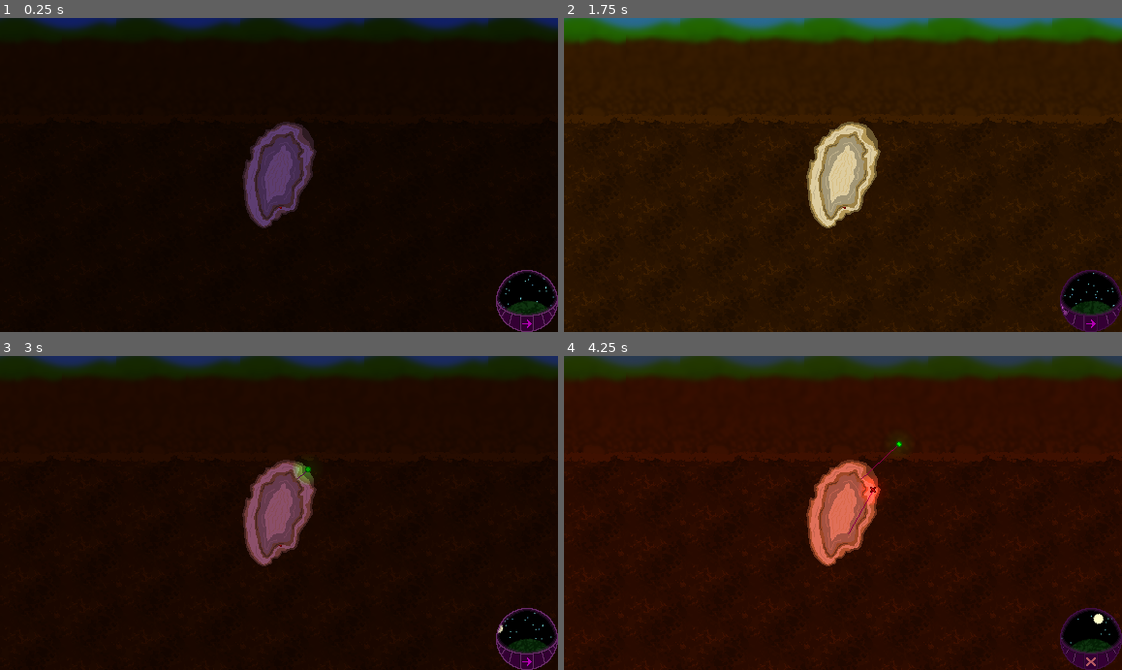
Above: before the commit, frames 1-4 (two rows, left to right).
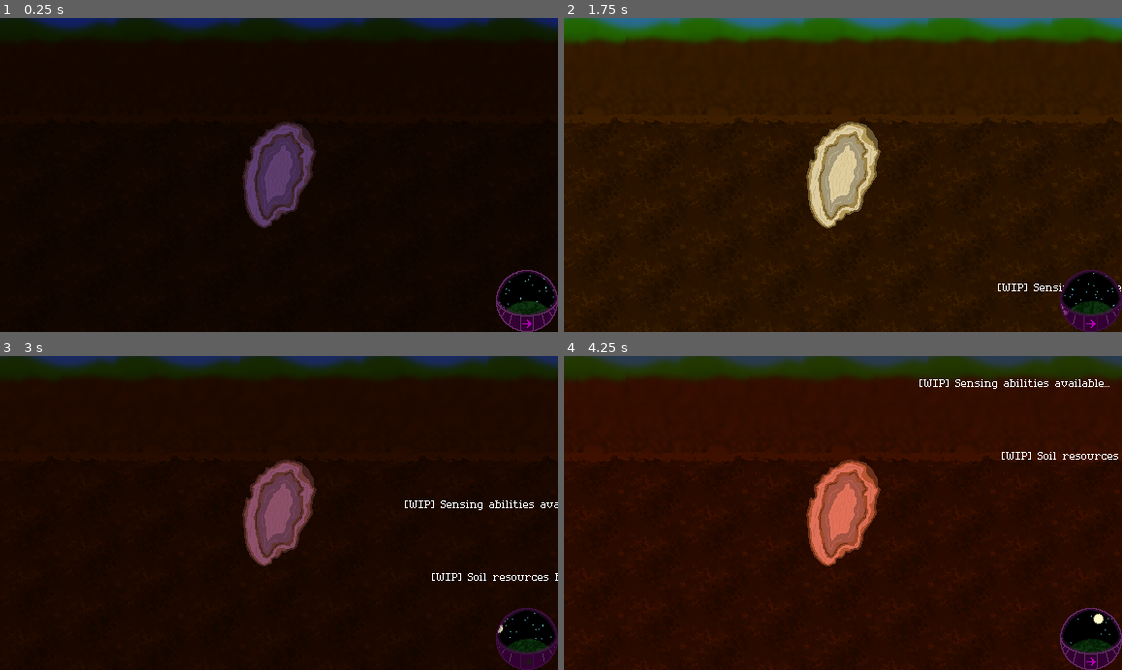
Above: after the commit, the same moments.

Repository: dragonryan06/trellis
Game: Godot game, scene res://test_world.tscn
Two runs of this game, one before a commit and one after it. Both use one fixed random seed, a clock stepped at 60 frames per second and the inputs below.
Inputs (mouse positions are in pixels of both pictures, inside the frame that each line leads up to):
- Up to frame 1 (0.25 s): no input
- Up to frame 2 (1.75 s): click (1088, 300) at 0.5 s; click (1088, 300) at 1.25 s
- Up to frame 3 (3 s): click (524, 638) at 2 s; drag from (295, 481) to (334, 443) at 2.77 s
- Up to frame 4 (4.25 s): drag from (843, 544) to (898, 443) at 3.52 s

The runs differ from the first frame. In frame 1, less than 0.1% of the frame differs, in the area x 50-51%, y 60-61%; in frame 2, 0.1%; in frame 3, 0.8%; in frame 4, 1.0%, in the area x 50-100%, y 7-100%.

Commit message:
Add some implications of turn phases

Diff:
--- /dev/null
+++ b/effects/floaty_label.gd
@@ -0,0 +1,29 @@
+class_name FloatyLabel
+extends Label
+
+## A little hint text that floats up and off the screen
+
+var move_speed := 100.0
+var wiggle_amount := 50.0
+
+func _ready() -> void:
+	var notifier := VisibleOnScreenNotifier2D.new()
+	notifier.rect = Rect2(Vector2.ZERO, get_rect().size)
+	notifier.screen_exited.connect(queue_free)
+	add_child(notifier)
+
+	position.x -= get_rect().size.x / 2.0
+
+	# So lighting effects ignore us
+	material = CanvasItemMaterial.new()
+	material.light_mode = CanvasItemMaterial.LIGHT_MODE_UNSHADED
+
+	_wiggle()
+
+func _process(delta: float) -> void:
+	position.y -= move_speed * delta
+
+func _wiggle() -> void:
+	var tween = get_tree().create_tween().set_trans(Tween.TRANS_SINE)
+	tween.tween_property(self, ^"position:x", position.x + randf_range(-wiggle_amount, wiggle_amount), 0.5)
+	tween.finished.connect(_wiggle)
--- a/growing/ui/branch_handle.gd
+++ b/growing/ui/branch_handle.gd
@@ -2,11 +2,17 @@
 extends HandleBase
 
 func _ready() -> void:
-	$AnimatedSprite2D.hide()
+	super._ready()
+	hide()
+
+func _on_next_phase() -> void:
+	# We must override so our visibility doesn't get messed with
+	pass
 
 func _on_visibility_range_mouse_entered() -> void:
-	$AnimatedSprite2D.show()
+	if (GameState.phase_name == "Noon"):
+		show()
 
 func _on_visibility_range_mouse_exited() -> void:
 	if (!mouse_drag and !was_moved):
-		$AnimatedSprite2D.hide()
+		hide()
--- a/growing/ui/branch_handle.tscn
+++ b/growing/ui/branch_handle.tscn
@@ -138,8 +138,10 @@
 shape = SubResource("CircleShape2D_fbet3")
 
 [node name="VisibilityRange" type="Area2D" parent="." unique_id=1285997559]
+top_level = true
 
 [node name="CollisionShape2D" type="CollisionShape2D" parent="VisibilityRange" unique_id=696148004]
+top_level = true
 shape = SubResource("CircleShape2D_l86wc")
 
 [node name="AnimatedSprite2D" type="AnimatedSprite2D" parent="." unique_id=1457392358]
--- a/growing/ui/handle_base.gd
+++ b/growing/ui/handle_base.gd
@@ -59,6 +59,10 @@
 var origin := Vector2(0.0, 0.0)
 var displacement := Vector2(0.0, 0.0)
 
+func _ready() -> void:
+	GameState.next_phase.connect(_on_next_phase)
+	_on_next_phase()
+
 func _draw() -> void:
 	if (!was_moved):
 		return
@@ -92,6 +96,9 @@
 	if (mouse_drag and !event.is_pressed()):
 		mouse_drag = false
 
+func _on_next_phase() -> void:
+	visible = GameState.phase_name == "Noon"
+
 func _on_input_event(_viewport: Node, event: InputEvent, _shape_idx: int) -> void:
 	if (!(event is InputEventMouseButton)):
 		return
--- a/meta/test_world.gd
+++ b/meta/test_world.gd
@@ -1,10 +1,21 @@
 extends Node2D
 
 func _ready() -> void:
-	GameState.hold_state_changed.connect(_on_hold_state_changed)
+	GameState.hold_state_changed.connect($HUD/NextTurnButton.disable)
+	GameState.next_phase.connect(_show_missing_feature_hint)
 
 func _on_next_turn_button_pressed() -> void:
 	GameState.advance_phase()
 
-func _on_hold_state_changed(state: bool) -> void:
-	$HUD/NextTurnButton.disable(state)
+func _show_missing_feature_hint() -> void:
+	await get_tree().create_timer(1.0).timeout
+	var label = FloatyLabel.new()
+	match GameState.phase_name:
+		"Dawn":
+			label.text = "[WIP] Soil resources harvest, events trigger..."
+		"Noon":
+			label.text = "[WIP] Some soil resources expended to survive..."
+		"Dusk":
+			label.text = "[WIP] Sensing abilities available..."
+	label.position = get_local_mouse_position()
+	add_child(label)
Not shown, added: effects/floaty_label.gd.uid
